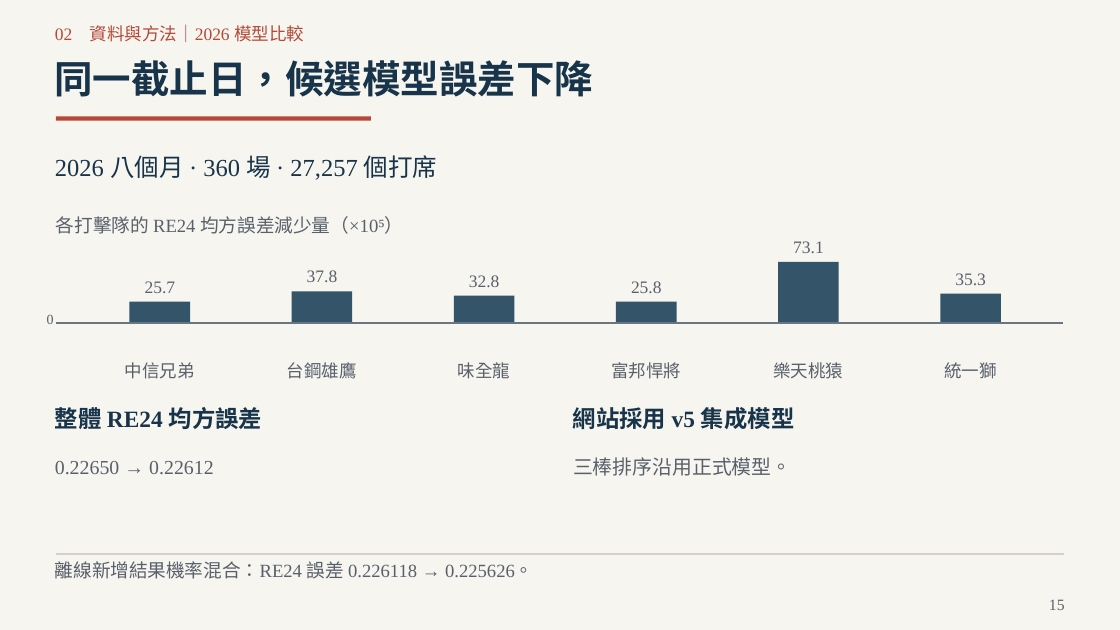
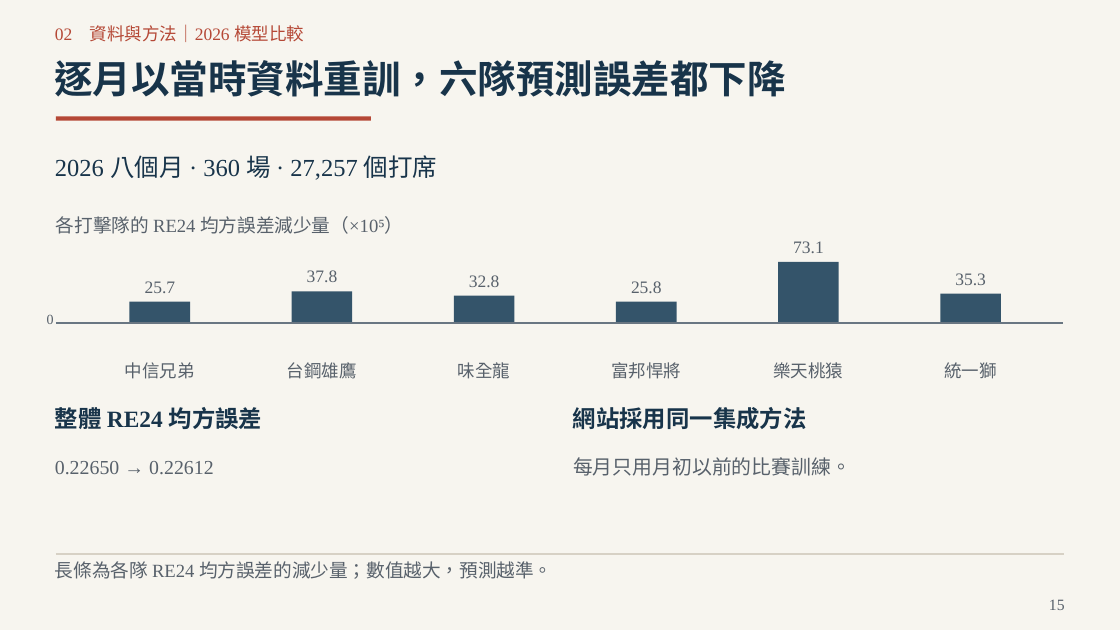
Before and after one commit to Da-Xiong-Chen/baseball_project, a slide deck: slide 15 of presentations/competition-2026/sync-20261115/一球兩面_臨場用人決策_2026球季版_38頁.pptx. Drawn at 1120x630 pixels with LibreOffice and Linux fonts; fonts in the diff are those of the drawing. Boxes give left, top, right and bottom in pixels: in the first picture for what was removed or moved away, otherwise in the second. Text is boxed around its words. In the diff, an @@ line names an element or a change of style, - is before the commit and + after.

Commit message:
簡報正式提交版：方法頁加入具體例子、標題直接寫結論，移除不確定用語

```diff
--- a/presentations/competition-2026/sync-20261115/一球兩面_臨場用人決策_2026球季版_38頁.pptx
+++ b/presentations/competition-2026/sync-20261115/一球兩面_臨場用人決策_2026球季版_38頁.pptx
@@ text at <box>54,60,785,97</box>: text changed @@
-同一截止日，候選模型誤差下降
+逐月以當時資料重訓，六隊預測誤差都下降
@@ text at <box>573,407,807,429</box>: text changed @@
-網站採用 v5 集成模型
+網站採用同一集成方法
@@ text at <box>573,457,851,476</box>: text changed @@
-三棒排序沿用正式模型。
+每月只用月初以前的比賽訓練。
@@ text at <box>55,561,552,579</box>: text changed @@
-離線新增結果機率混合：RE24 誤差 0.226118 → 0.225626。
+長條為各隊 RE24 均方誤差的減少量；數值越大，預測越準。
```
Also in this commit, not shown: 12 other slides changed, 2 other files.
